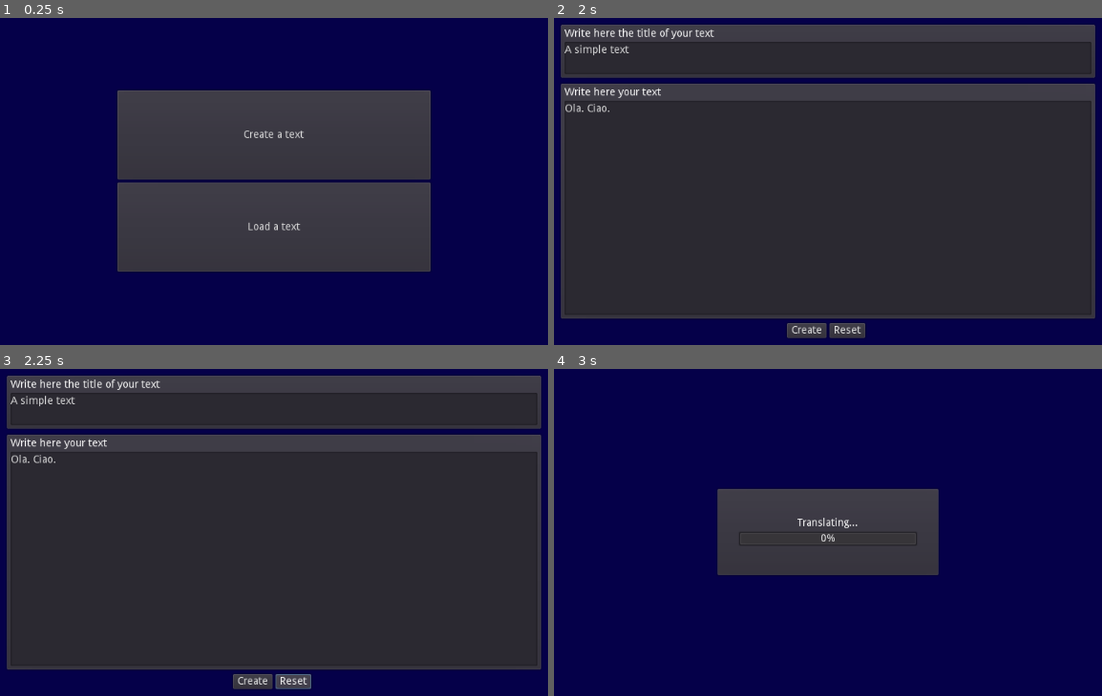
Above: before the commit, frames 1-4 (two rows, left to right).
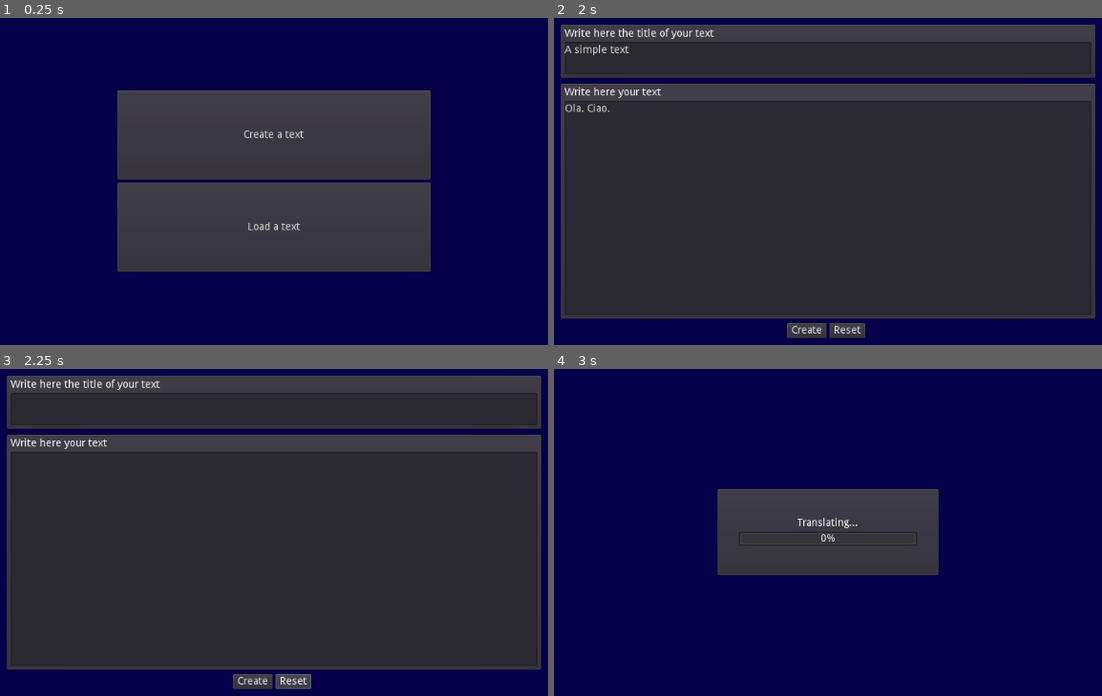
Above: after the commit, the same moments.

Repository: carllacan/langback
Game: Godot game, scene res://scenes/TextEntry.tscn
The game is run twice, just before and just after one commit, with the same random seed, the same clock (stepped at 60 frames per second) and the same inputs.
Inputs:
- Up to frame 1 (0.25 s): no input
- Up to frame 2 (2 s): click "Create a text" at 0.5 s; click "English" at 1.25 s
- Up to frame 3 (2.25 s): click "Reset" at 2 s
- Up to frame 4 (3 s): click "Create" at 2.75 s

Frames 1-2 are identical in both runs. In frame 3, 0.2% of the frame differs, in the area x 1-14%, y 8-29%; in frame 4, nothing differs.
Error before the commit: Invalid operands 'String' and 'Nil' in operator 'in'. (res://scripts/TextEntry.gd:110)
Error after the commit: Invalid get index '0' (on base: 'Array'). (res://scripts/TextEntry.gd:57)

Commit message:
Implemented reste button

Diff:
--- a/scenes/TextEntry.tscn
+++ b/scenes/TextEntry.tscn
@@ -1,8 +1,9 @@
-[gd_scene load_steps=4 format=2]
+[gd_scene load_steps=5 format=2]
 
 [ext_resource path="res://scripts/TextEntry.gd" type="Script" id=1]
 [ext_resource path="res://scripts/LanguageMenu.gd" type="Script" id=2]
-[ext_resource path="res://scripts/SentenceList.gd" type="Script" id=3]
+[ext_resource path="res://scripts/TextInputWindow.gd" type="Script" id=3]
+[ext_resource path="res://scripts/SentenceList.gd" type="Script" id=4]
 
 [node name="TextEntry" type="Node2D"]
 script = ExtResource( 1 )
@@ -23,6 +24,7 @@
 size_flags_vertical = 3
 
 [node name="MainMenu" type="VBoxContainer" parent="MarginContainer/CenterContainer"]
+editor/display_folded = true
 visible = false
 margin_left = 302.0
 margin_top = 178.0
@@ -117,10 +119,11 @@
 
 [node name="LanguageMenu" type="HBoxContainer" parent="MarginContainer/CenterContainer"]
 editor/display_folded = true
-margin_left = 426.0
-margin_top = 104.0
-margin_right = 598.0
-margin_bottom = 496.0
+visible = false
+margin_left = 505.0
+margin_top = 111.0
+margin_right = 519.0
+margin_bottom = 489.0
 script = ExtResource( 2 )
 
 [node name="VBoxContainer" type="VBoxContainer" parent="MarginContainer/CenterContainer/LanguageMenu"]
@@ -193,12 +196,11 @@
 text = "German"
 
 [node name="TextInputWindow" type="VBoxContainer" parent="MarginContainer/CenterContainer"]
-editor/display_folded = true
-visible = false
 margin_left = 152.0
 margin_top = 88.0
 margin_right = 872.0
 margin_bottom = 511.0
+script = ExtResource( 3 )
 
 [node name="TextTitle" type="PanelContainer" parent="MarginContainer/CenterContainer/TextInputWindow"]
 margin_right = 720.0
@@ -317,3 +319,4 @@
 [node name="HTTPRequest" type="HTTPRequest" parent="."]
 [connection signal="pressed" from="MarginContainer/CenterContainer/MainMenu/CreateButton" to="." method="_on_CreateButton_pressed"]
 [connection signal="pressed" from="MarginContainer/CenterContainer/TextInputWindow/HBoxContainer/CreateButton" to="." method="_create"]
+[connection signal="pressed" from="MarginContainer/CenterContainer/TextInputWindow/HBoxContainer/ResetButton" to="MarginContainer/CenterContainer/TextInputWindow" method="_on_ResetButton_pressed"]
--- /dev/null
+++ b/scripts/TextInputWindow.gd
@@ -0,0 +1,7 @@
+extends VBoxContainer
+
+
+
+func _on_ResetButton_pressed():
+	find_node("TitleEdit").text = ""
+	find_node("TextEdit").text = ""
Not shown: 1 places in scenes/TextEntry.tscn that only renumber resources
